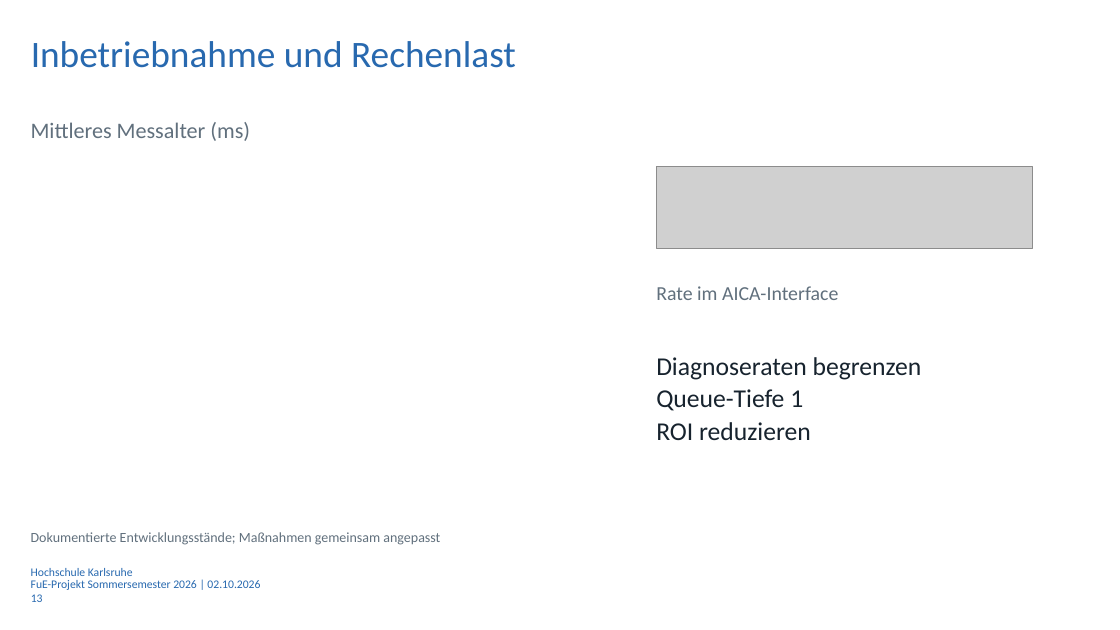
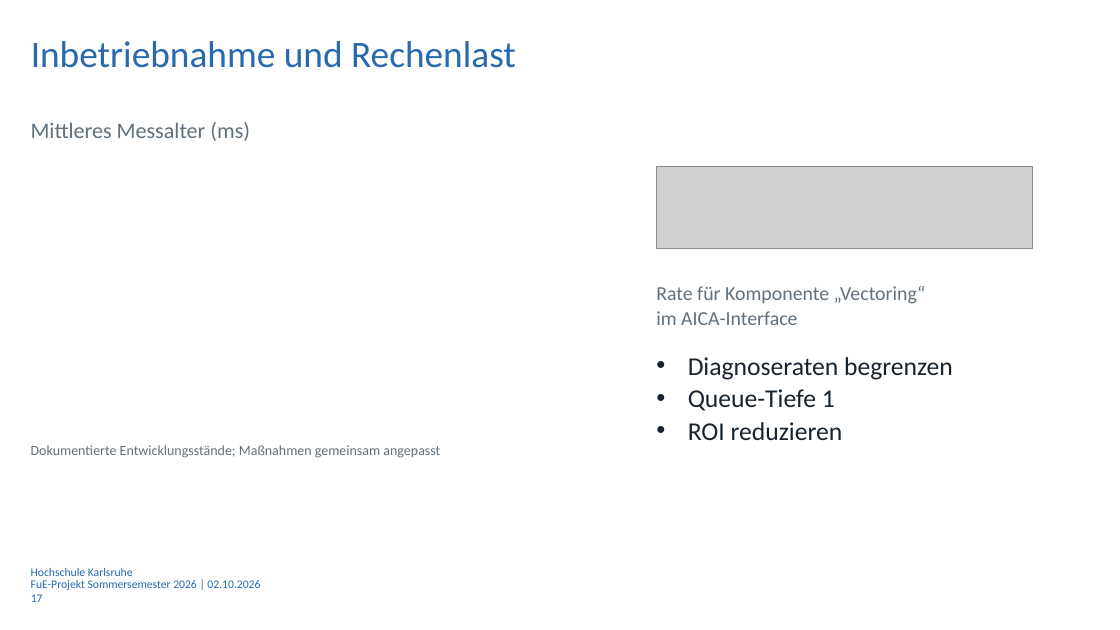
Before and after one commit to Luze212/roboter_tetris, a slide deck: slide 17 of Projektbericht/Presentation/Abschlussprasentation_RoboterTetris_V01_3.pptx (slide 13 before the commit). Drawn at 1120x630 pixels with LibreOffice and Linux fonts; fonts in the diff are those of the drawing; grey boxes stand for pictures; background and template pictures are left out. Boxes give left, top, right and bottom in pixels: in the first picture for what was removed or moved away, otherwise in the second. Text is boxed around its words. In the diff, an @@ line names an element or a change of style, - is before the commit and + after.

```diff
--- a/Projektbericht/Presentation/Abschlussprasentation_RoboterTetris_V01_3.pptx
+++ b/Projektbericht/Presentation/Abschlussprasentation_RoboterTetris_V01_3.pptx
@@ text at [656, 286, 926, 325]: text changed @@
-Rate im AICA-Interface
+Rate für Komponente „Vectoring“
+im AICA-Interface
@@ text "Diagnoseraten begrenzen" at [688, 357, 953, 440]: bullet none to • @@
@@ text "Dokumentierte Entwicklungsstände; Maßnahmen gemeinsam angepa ...": place and size @@
-text "Dokumentierte Entwicklungsstände; Maßnahmen gemeinsam angepa ..." at [31, 532, 440, 545]
+text "Dokumentierte Entwicklungsstände; Maßnahmen gemeinsam angepa ..." at [31, 445, 440, 458]
@@ page number at [31, 594, 43, 602]: text changed @@
-13
+17
```
Also in this commit, not shown: 10 other slides changed, 2 slides added, 3 other files.
